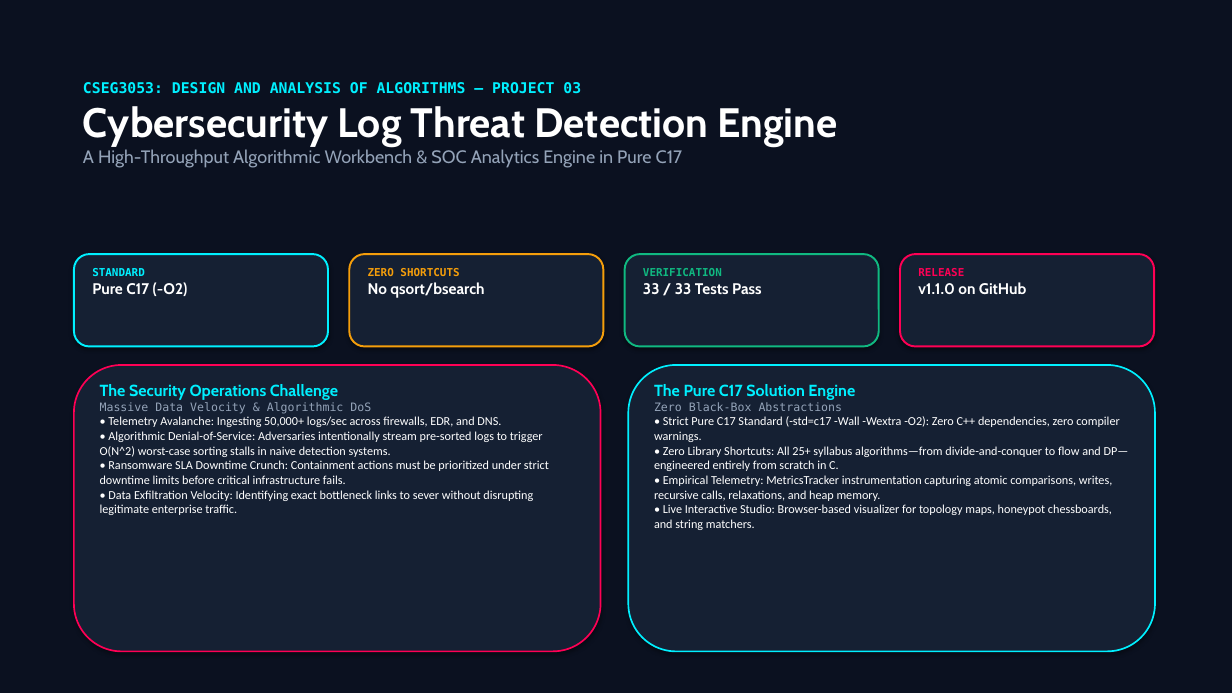
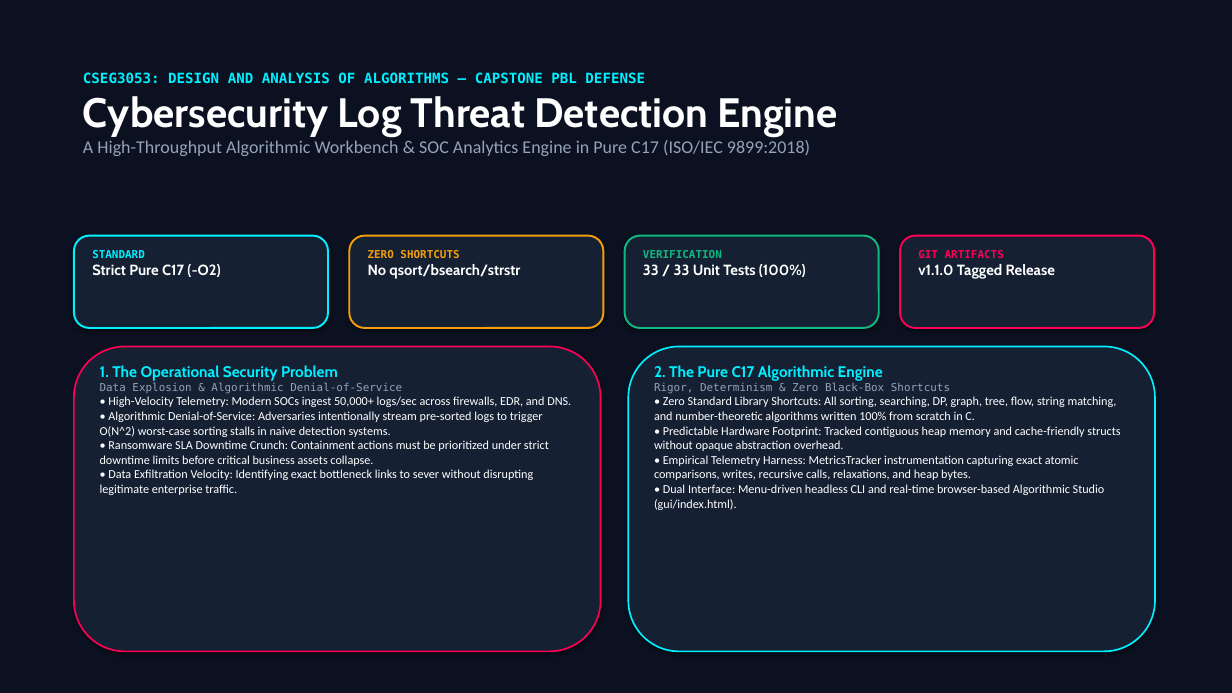
Before and after one commit to SPARSHsrihero1/cseg3053-cyber-threat-engine, a slide deck: slide 1 of presentation/CSEG3053_8Min_Evaluation_Deck.pptx. Drawn at 1232x693 pixels with LibreOffice and Linux fonts; fonts in the diff are those of the drawing. Boxes give left, top, right and bottom in pixels: in the first picture for what was removed or moved away, otherwise in the second. Text is boxed around its words. In the diff, an @@ line names an element or a change of style, - is before the commit and + after.

Commit message:
feat(presentation): compile master professor defense presentation deck with embedded high-res diagrams

```diff
--- a/presentation/CSEG3053_8Min_Evaluation_Deck.pptx
+++ b/presentation/CSEG3053_8Min_Evaluation_Deck.pptx
@@ text "CSEG3053: DESIGN AND ANALYSIS OF ...": place and size @@
-text "CSEG3053: DESIGN AND ANALYSIS OF ..." at bbox=[83, 82, 838, 168]
+text "CSEG3053: DESIGN AND ANALYSIS OF ..." at bbox=[83, 72, 838, 156]
@@ text at bbox=[83, 72, 645, 83]: text changed; size 11.5 to 11 pt @@
-CSEG3053: DESIGN AND ANALYSIS OF ALGORITHMS — PROJECT 03
+CSEG3053: DESIGN AND ANALYSIS OF ALGORITHMS — CAPSTONE PBL DEFENSE
@@ text at bbox=[83, 140, 810, 156]: text changed; font Cabin to Calibri @@
-A High-Throughput Algorithmic Workbench & SOC Analytics Engine in Pure C17
+A High-Throughput Algorithmic Workbench & SOC Analytics Engine in Pure C17 (ISO/IEC 9899:2018)
@@ text at bbox=[92, 264, 220, 277]: text changed; size 12 to 11.5 pt @@
-Pure C17 (-O2)
+Strict Pure C17 (-O2)
@@ text at bbox=[368, 264, 520, 279]: text changed; size 12 to 11.5 pt @@
-No qsort/bsearch
+No qsort/bsearch/strstr
@@ 4 rounded rectangles, 3 texts: place and size @@
-4 rounded rectangles, 3 texts at bbox=[74, 254, 1154, 347]
+4 rounded rectangles, 3 texts at bbox=[74, 236, 1154, 328]
@@ text at bbox=[643, 264, 806, 277]: text changed; size 12 to 11.5 pt @@
-33 / 33 Tests Pass
+33 / 33 Unit Tests (100%)
@@ text at bbox=[918, 250, 1055, 279]: text changed; size 12 to 11.5 pt @@
-RELEASE
-v1.1.0 on GitHub
+GIT ARTIFACTS
+v1.1.0 Tagged Release
@@ rounded rectangle: place and size @@
-rounded rectangle at bbox=[74, 365, 601, 652]
+rounded rectangle at bbox=[74, 347, 601, 652]
@@ text "1. The Operational Security Problem": place and size @@
-text "1. The Operational Security Problem" at bbox=[100, 384, 549, 515]
+text "1. The Operational Security Problem" at bbox=[100, 365, 571, 495]
@@ rounded rectangle: place and size @@
-rounded rectangle at bbox=[628, 365, 1155, 652]
+rounded rectangle at bbox=[628, 347, 1155, 652]
@@ text at bbox=[100, 365, 571, 407]: text changed @@
-The Security Operations Challenge
-Massive Data Velocity & Algorithmic DoS
-• Telemetry Avalanche: Ingesting 50,000+ logs/sec across firewalls, EDR, and DNS.
+1. The Operational Security Problem
+Data Explosion & Algorithmic Denial-of-Service
+• High-Velocity Telemetry: Modern SOCs ingest 50,000+ logs/sec across firewalls, EDR, and DNS.
@@ text at bbox=[654, 365, 1120, 510]: text changed @@
-The Pure C17 Solution Engine
-Zero Black-Box Abstractions
-• Strict Pure C17 Standard (-std=c17 -Wall -Wextra -O2): Zero C++ dependencies, zero compiler warnings.
-• Zero Library Shortcuts: All 25+ syllabus algorithms—from divide-and-conquer to flow and DP—engineered entirely from scratch in C.
-• Empirical Telemetry: MetricsTracker instrumentation capturing atomic comparisons, writes, recursive calls, relaxations, and heap memory.
-• Live Interactive Studio: Browser-based visualizer for topology maps, honeypot chessboards, and string matchers.
+2. The Pure C17 Algorithmic Engine
+Rigor, Determinism & Zero Black-Box Shortcuts
+• Zero Standard Library Shortcuts: All sorting, searching, DP, graph, tree, flow, string matching, and number-theoretic algorithms written 100% from scratch in C.
+• Predictable Hardware Footprint: Tracked contiguous heap memory and cache-friendly structs without opaque abstraction overhead.
+• Empirical Telemetry Harness: MetricsTracker instrumentation capturing exact atomic comparisons, writes, recursive calls, relaxations, and heap bytes.
+• Dual Interface: Menu-driven headless CLI and real-time browser-based Algorithmic Studio (gui/index.html).
@@ text at bbox=[100, 440, 549, 466]: text changed @@
-• Ransomware SLA Downtime Crunch: Containment actions must be prioritized under strict downtime limits before critical infrastructure fails.
+• Ransomware SLA Downtime Crunch: Containment actions must be prioritized under strict downtime limits before critical business assets collapse.
```
Also in this commit, not shown: 3 other slides changed, 4 slides added, 3 slides removed, 8 other files.
